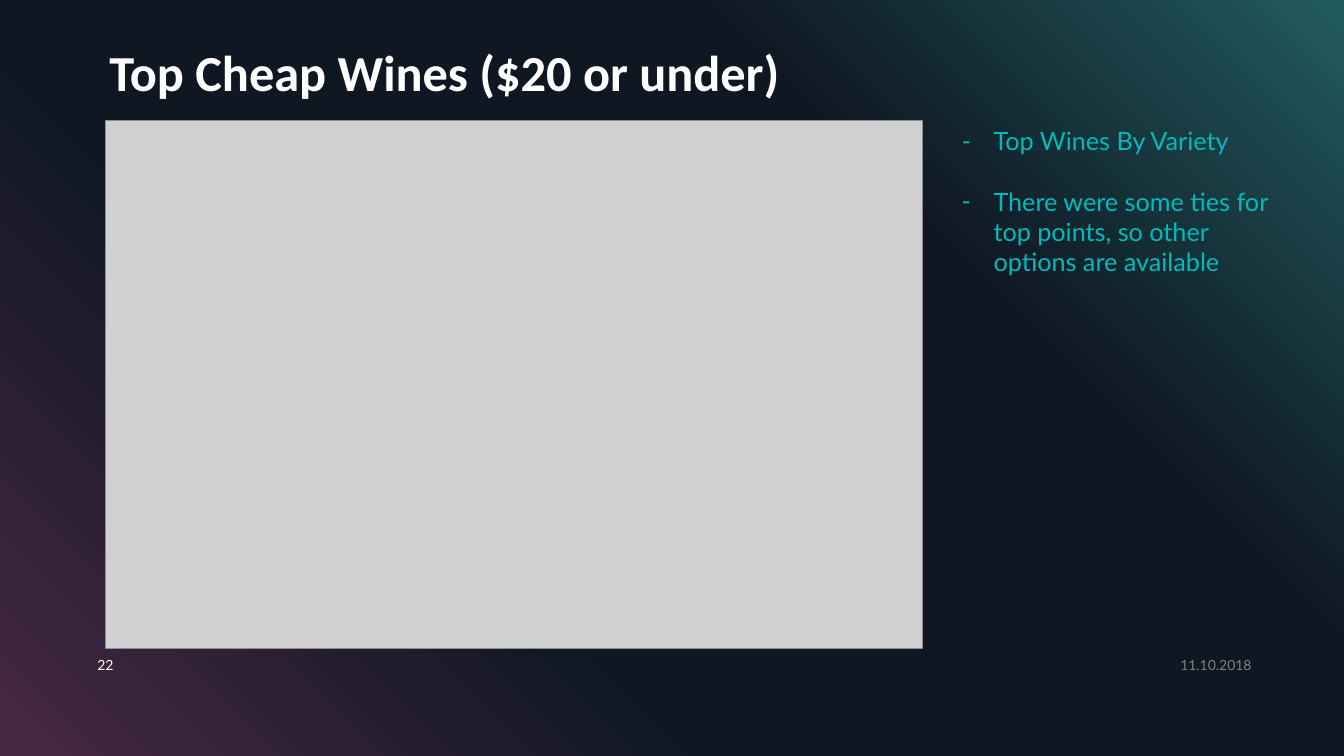
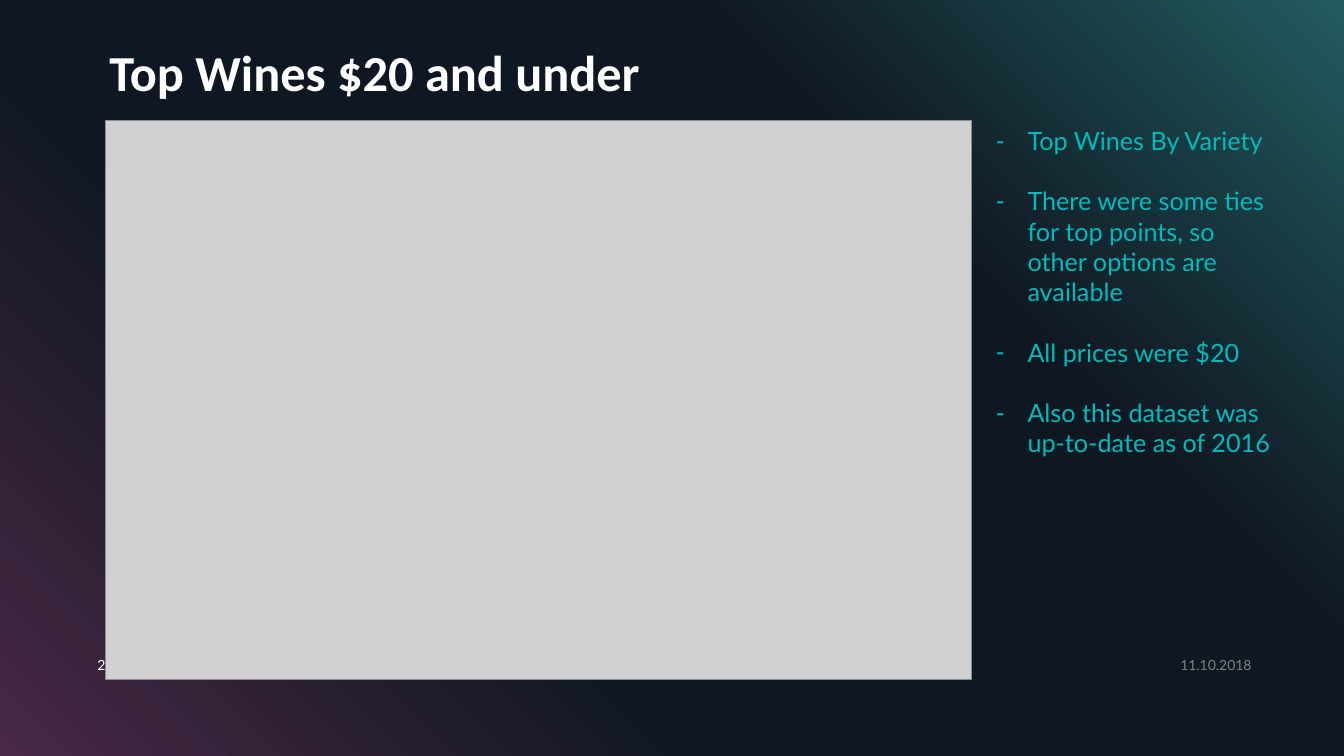
Before and after one commit to madengr00/PourTaste, a slide deck: slide 23 of Output/pourtaste_3.pptx (slide 22 before the commit). Drawn at 1344x756 pixels with LibreOffice and Linux fonts; fonts in the diff are those of the drawing; grey boxes stand for pictures. Boxes give left, top, right and bottom in pixels: in the first picture for what was removed or moved away, otherwise in the second. Text is boxed around its words. In the diff, an @@ line names an element or a change of style, - is before the commit and + after.

```diff
--- a/Output/pourtaste_3.pptx
+++ b/Output/pourtaste_3.pptx
@@ title at <box>109,55,639,99</box>: text changed @@
-Top Cheap Wines ($20 or under)
+Top Wines $20 and under
@@ picture: place and size @@
-picture at <box>106,120,924,648</box>
+picture at <box>106,120,972,680</box>
@@ text "Top Wines By Variety": place and size @@
-text "Top Wines By Variety" at <box>994,132,1269,276</box>
+text "Top Wines By Variety" at <box>1028,132,1269,457</box>
@@ text at <box>1028,341,1269,457</box>: paragraphs added @@
+– All prices were $20
+– Also this dataset was up-to-date as of 2016
@@ page number at <box>97,657,113,673</box>: text changed @@
-22
+23
```
Also in this commit, not shown: 17 other slides changed, 2 slides added, 1 slide removed, 2 other files.
